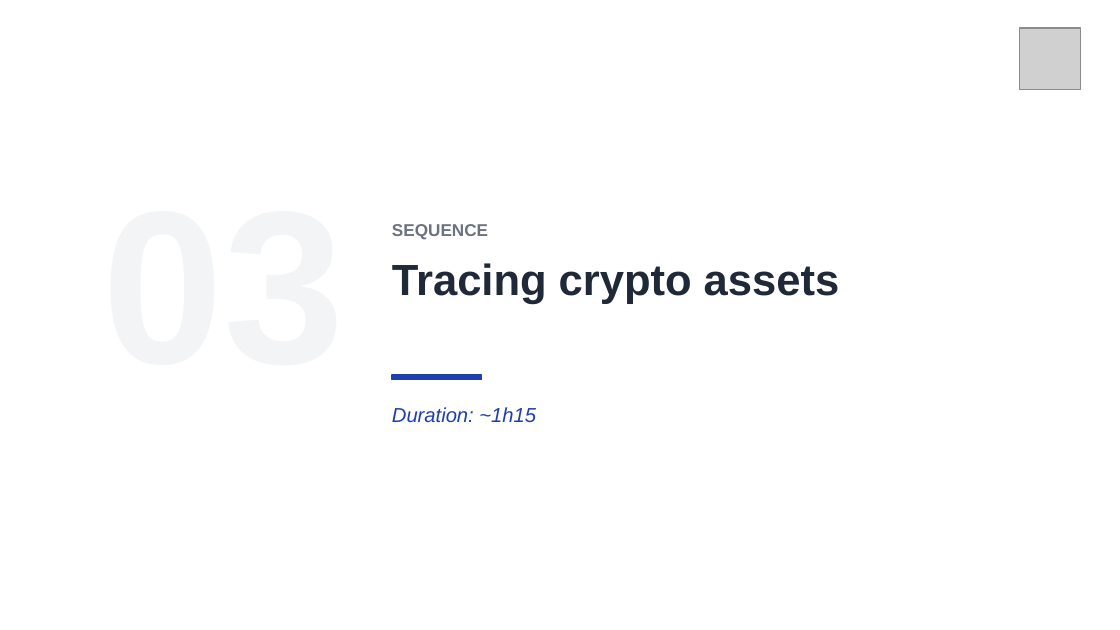
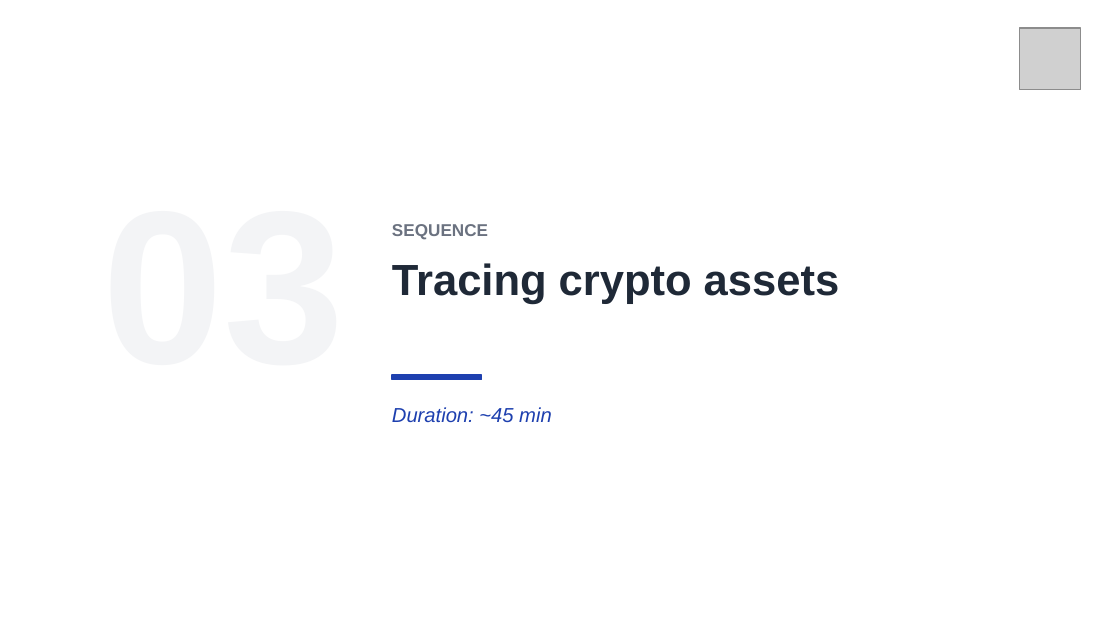
Before and after one commit to clemdepernet/osint-advanced-labs, a slide deck: slide 13 of Day_3/Day_3_Dark_Web_Crypto_And_Capstone.pptx (slide 15 before the commit). Drawn at 1120x630 pixels with LibreOffice and Linux fonts; fonts in the diff are those of the drawing; grey boxes stand for pictures. Boxes give left, top, right and bottom in pixels: in the first picture for what was removed or moved away, otherwise in the second. Text is boxed around its words. In the diff, an @@ line names an element or a change of style, - is before the commit and + after.

```diff
--- a/Day_3/Day_3_Dark_Web_Crypto_And_Capstone.pptx
+++ b/Day_3/Day_3_Dark_Web_Crypto_And_Capstone.pptx
@@ text at <box>392,407,552,423</box>: text changed @@
-Duration: ~1h15
+Duration: ~45 min
```
Also in this commit, not shown: 9 other slides changed, 18 slides added, 14 slides removed, 36 other files.
